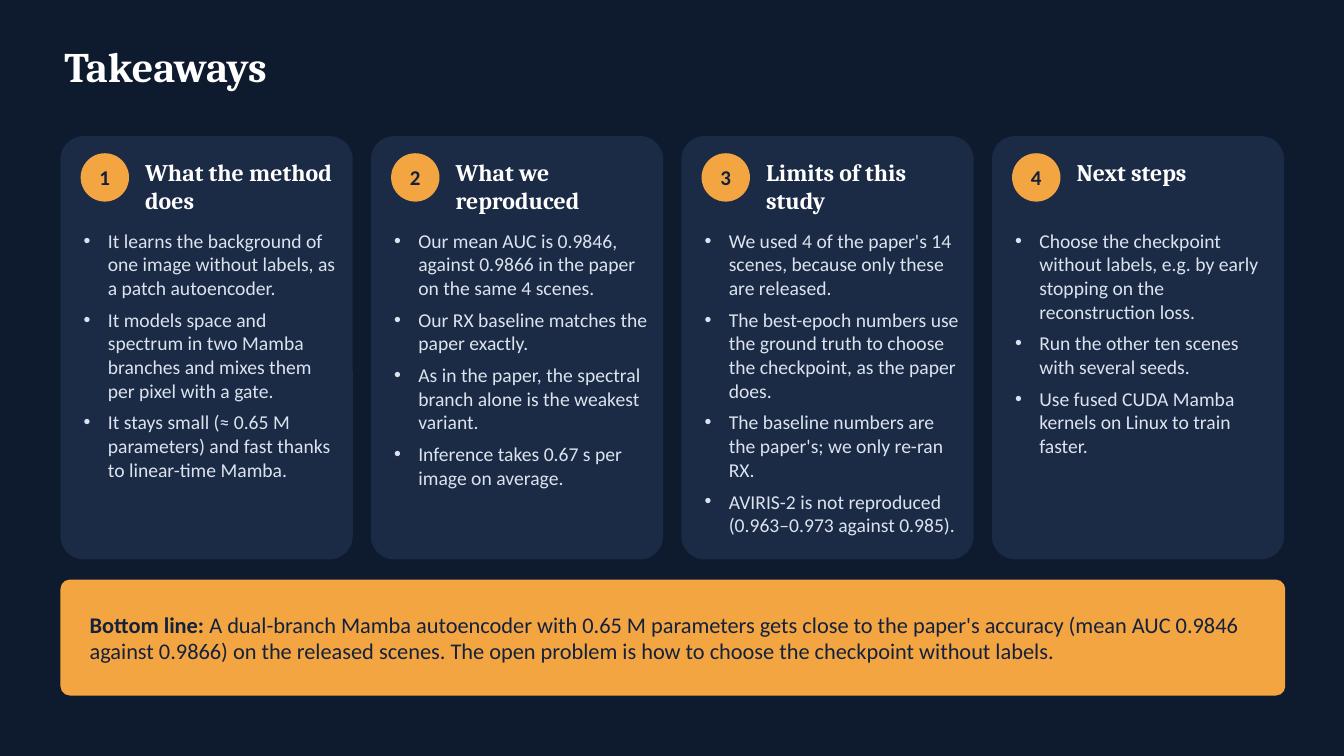
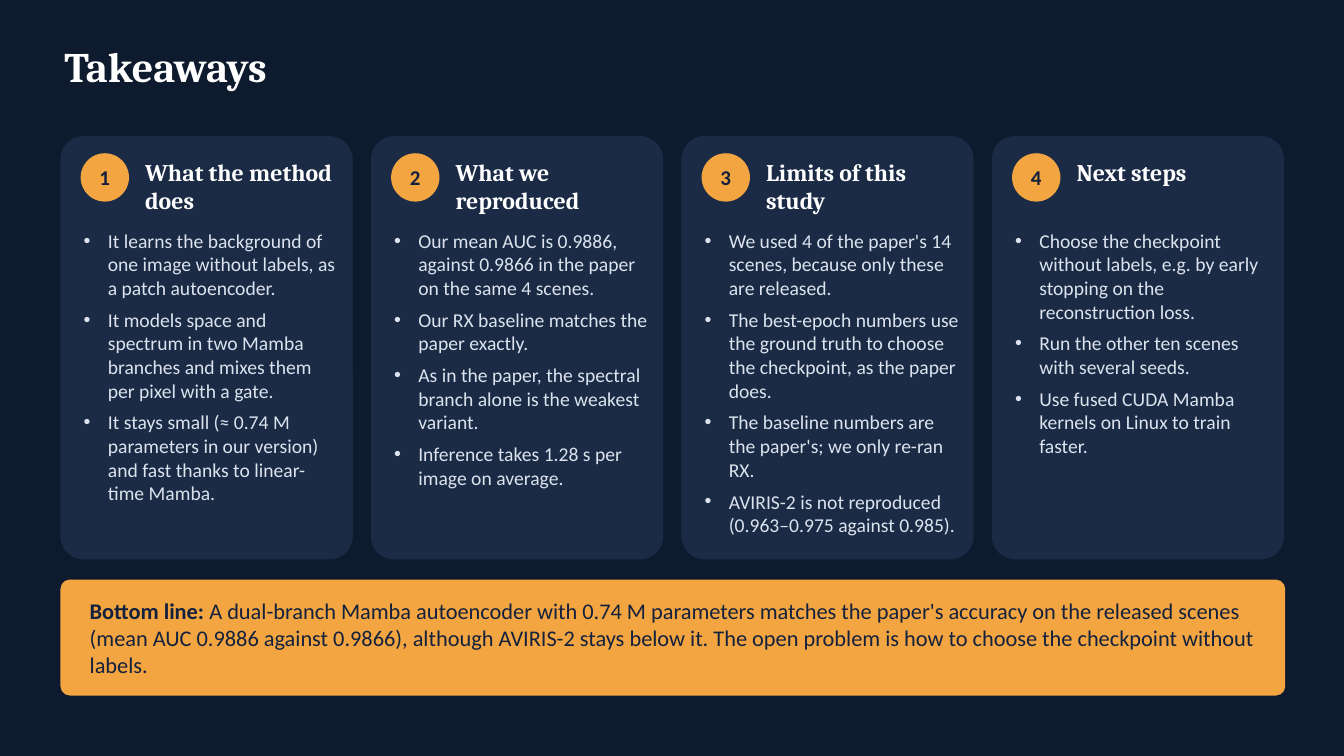
Before and after one commit to SaarthakG-Dtu/Hyperspectral_Anomaly_Detection, a slide deck: slide 15 of presentation/DMS2F-HAD_presentation.pptx. Drawn at 1344x756 pixels with LibreOffice and Linux fonts; fonts in the diff are those of the drawing. Boxes give left, top, right and bottom in pixels: in the first picture for what was removed or moved away, otherwise in the second. Text is boxed around its words. In the diff, an @@ line names an element or a change of style, - is before the commit and + after.

```diff
--- a/presentation/DMS2F-HAD_presentation.pptx
+++ b/presentation/DMS2F-HAD_presentation.pptx
@@ text at (x1=418, y1=234, x2=636, y2=295): text changed @@
-• Our mean AUC is 0.9846, against 0.9866 in the paper on the same 4 scenes.
+• Our mean AUC is 0.9886, against 0.9866 in the paper on the same 4 scenes.
@@ text at (x1=108, y1=415, x2=319, y2=500): text changed @@
-• It stays small (≈ 0.65 M parameters) and fast thanks to linear-time Mamba.
+• It stays small (≈ 0.74 M parameters in our version) and fast thanks to linear-time Mamba.
@@ text at (x1=418, y1=447, x2=622, y2=489): text changed @@
-• Inference takes 0.67 s per image on average.
+• Inference takes 1.28 s per image on average.
@@ text at (x1=729, y1=495, x2=955, y2=536): text changed @@
-• AVIRIS-2 is not reproduced (0.963–0.973 against 0.985).
+• AVIRIS-2 is not reproduced (0.963–0.975 against 0.985).
@@ text at (x1=90, y1=603, x2=1253, y2=673): text changed @@
-Bottom line: A dual-branch Mamba autoencoder with 0.65 M parameters gets close to the paper's accuracy (mean AUC 0.9846 against 0.9866) on the released scenes. The open problem is how to choose the checkpoint without labels.
+Bottom line: A dual-branch Mamba autoencoder with 0.74 M parameters matches the paper's accuracy on the released scenes (mean AUC 0.9886 against 0.9866), although AVIRIS-2 stays below it. The open problem is how to choose the checkpoint without labels.
```
Also in this commit, not shown: 9 other slides changed, 36 other files.
